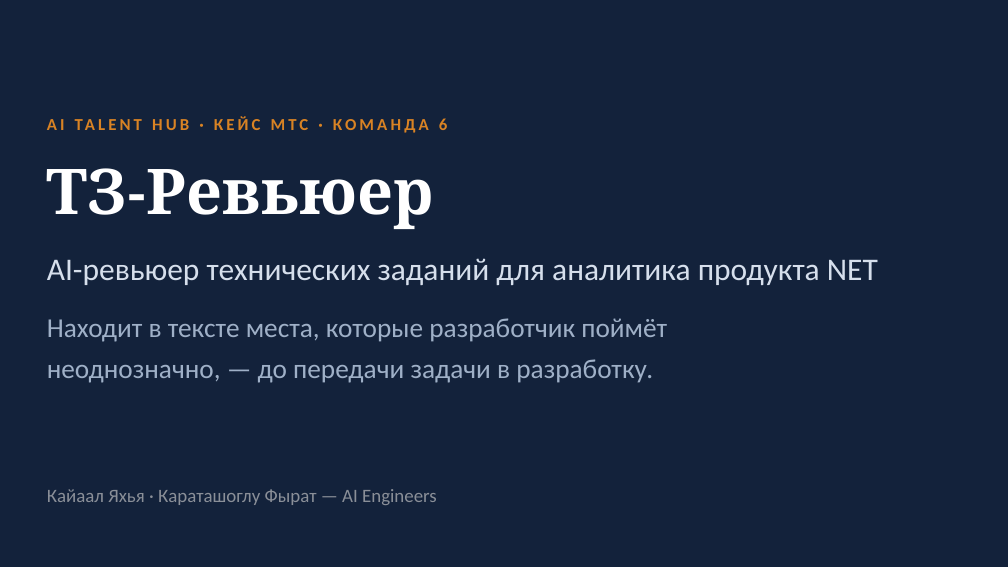
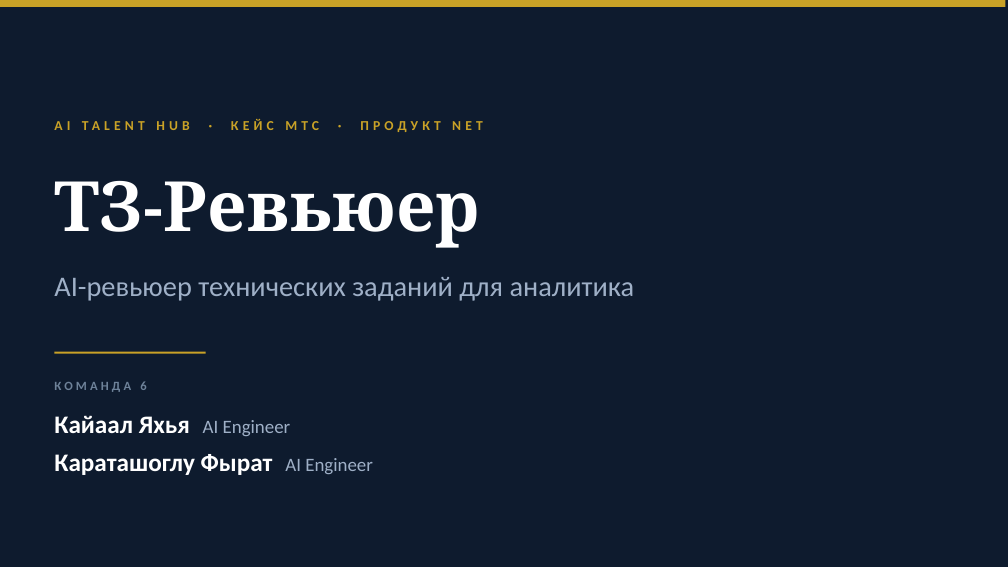
Before and after one commit to kayaal34/aitalenthub-hackathon, a slide deck: slide 1 of presentation/ТЗ-Ревьюер — питч Demo Day.pptx. Drawn at 1008x567 pixels with LibreOffice and Linux fonts; fonts in the diff are those of the drawing. Boxes give left, top, right and bottom in pixels: in the first picture for what was removed or moved away, otherwise in the second. Text is boxed around its words. In the diff, an @@ line names an element or a change of style, - is before the commit and + after.

```diff
--- a/presentation/ТЗ-Ревьюер — питч Demo Day.pptx
+++ b/presentation/ТЗ-Ревьюер — питч Demo Day.pptx
@@ background #13223B to #0E1B2E @@
@@ rectangle added at <box>0,0,1006,7</box>, fill #C9A227 @@
@@ text at <box>231,119,483,132</box>: text changed; size 16 to 13 pt; text colour #D98324 to #C9A227 @@
-AI TALENT HUB · КЕЙС МТС · КОМАНДА 6
+AI TALENT HUB · КЕЙС МТС · ПРОДУКТ NET
@@ text "ТЗ-Ревьюер": place and size @@
-text "ТЗ-Ревьюер" at <box>47,168,434,229</box>
+text "ТЗ-Ревьюер" at <box>54,181,481,248</box>
@@ text "ТЗ-Ревьюер" at <box>54,181,481,248</box>: size 60 to 66 pt @@
@@ text at <box>54,277,635,301</box>: text changed; size 30 to 27 pt; text colour #D6DFEC to #9FB0C7 @@
-AI-ревьюер технических заданий для аналитика продукта NET
+AI-ревьюер технических заданий для аналитика
@@ text removed at <box>47,318,667,383</box> @@
-Находит в тексте места, которые разработчик поймёт неоднозначно, — до передачи задачи в разработку.
@@ rectangle added at <box>54,352,206,354</box>, fill #C9A227 @@
@@ text added at <box>54,381,146,392</box>, 12 pt, text #6E8299, bold @@
+КОМАНДА 6
@@ text added at <box>54,415,291,436</box>, 24 pt, text #FFFFFF, bold @@
+Кайаал Яхья AI Engineer
@@ text at <box>54,454,373,475</box>: text changed; size 18 to 24 pt; text colour #8A8F98 to #FFFFFF; bold on @@
-Кайаал Яхья · Караташоглу Фырат — AI Engineers
+Караташоглу Фырат AI Engineer
```
Also in this commit, not shown: 1 other slide changed, 6 slides added, 5 slides removed, 12 other files.
